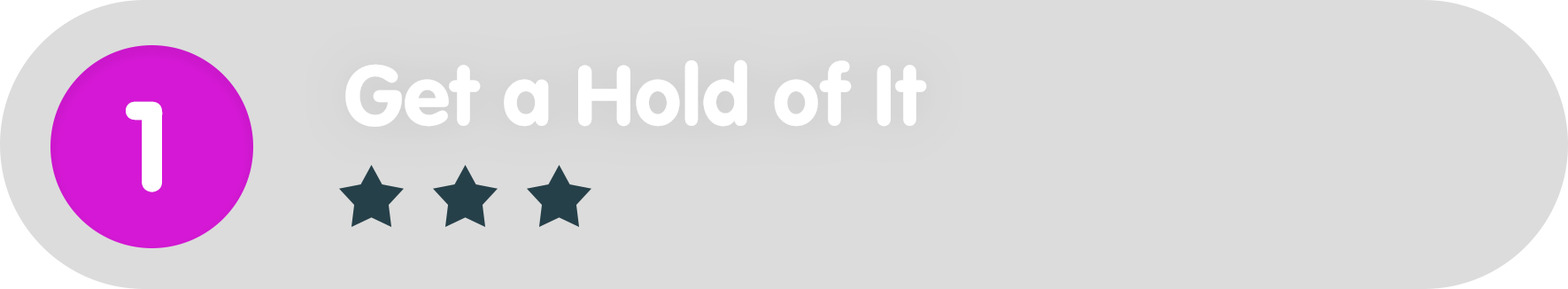
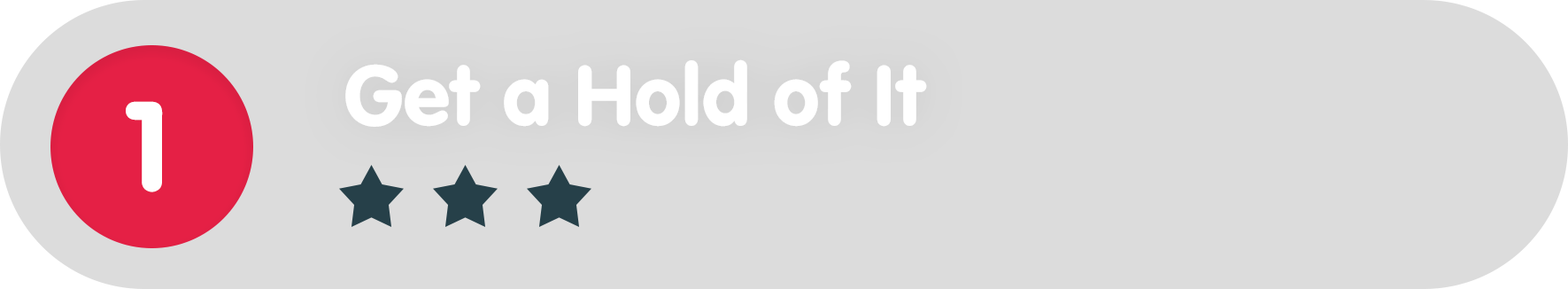
Layer changes from the first 1568 x 289 image to the second:
painted on "Ellipse_green" over [50,45,254,248]
